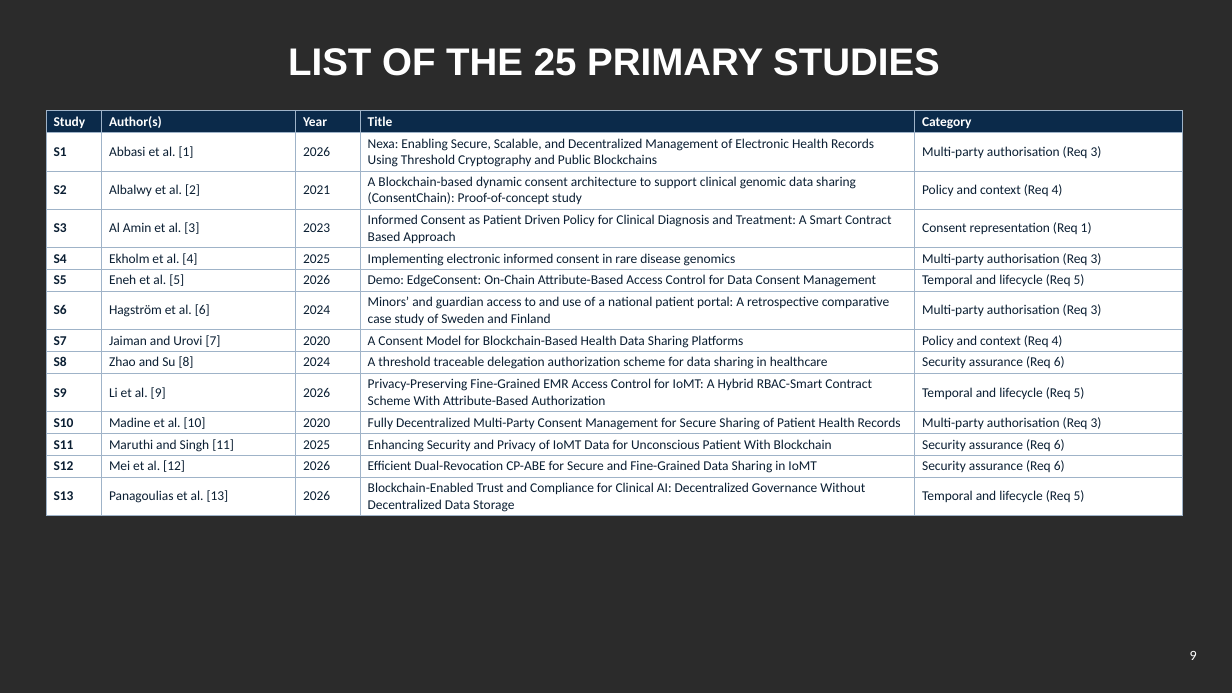
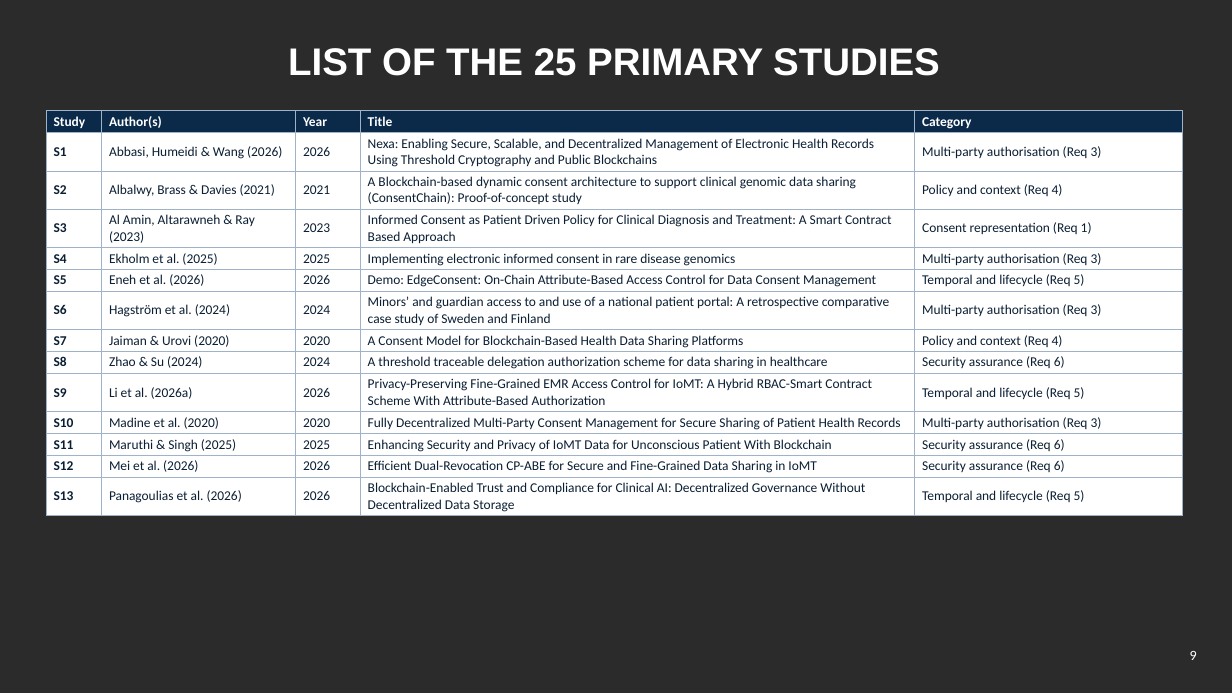
Before and after one commit to yasir12345678900/HealthRWA-Sepolia-Personal-try, a slide deck: slide 9 of docs/Yasir_CA2_Reassessment_Slides.pptx. Drawn at 1232x693 pixels with LibreOffice and Linux fonts; fonts in the diff are those of the drawing; background and template pictures are left out; a plain dark background stands for a picture behind light text. Boxes give left, top, right and bottom in pixels: in the first picture for what was removed or moved away, otherwise in the second. Text is boxed around its words. In the diff, an @@ line names an element or a change of style, - is before the commit and + after.

```diff
--- a/docs/Yasir_CA2_Reassessment_Slides.pptx
+++ b/docs/Yasir_CA2_Reassessment_Slides.pptx
@@ table at (x1=46, y1=111, x2=1183, y2=516) @@
-row 2, column 2: Abbasi et al. [1]
+row 2, column 2: Abbasi, Humeidi & Wang (2026)
-row 3, column 2: Albalwy et al. [2]
+row 3, column 2: Albalwy, Brass & Davies (2021)
-row 4, column 2: Al Amin et al. [3]
+row 4, column 2: Al Amin, Altarawneh & Ray (2023)
-row 5, column 2: Ekholm et al. [4]
+row 5, column 2: Ekholm et al. (2025)
-row 6, column 2: Eneh et al. [5]
+row 6, column 2: Eneh et al. (2026)
-row 7, column 2: Hagström et al. [6]
+row 7, column 2: Hagström et al. (2024)
-row 8, column 2: Jaiman and Urovi [7]
+row 8, column 2: Jaiman & Urovi (2020)
-row 9, column 2: Zhao and Su [8]
+row 9, column 2: Zhao & Su (2024)
-row 10, column 2: Li et al. [9]
+row 10, column 2: Li et al. (2026a)
-row 11, column 2: Madine et al. [10]
+row 11, column 2: Madine et al. (2020)
-row 12, column 2: Maruthi and Singh [11]
+row 12, column 2: Maruthi & Singh (2025)
-row 13, column 2: Mei et al. [12]
+row 13, column 2: Mei et al. (2026)
-row 14, column 2: Panagoulias et al. [13]
+row 14, column 2: Panagoulias et al. (2026)
```
Also in this commit, not shown: 8 other slides changed, 1 slide added, 15 other files.
